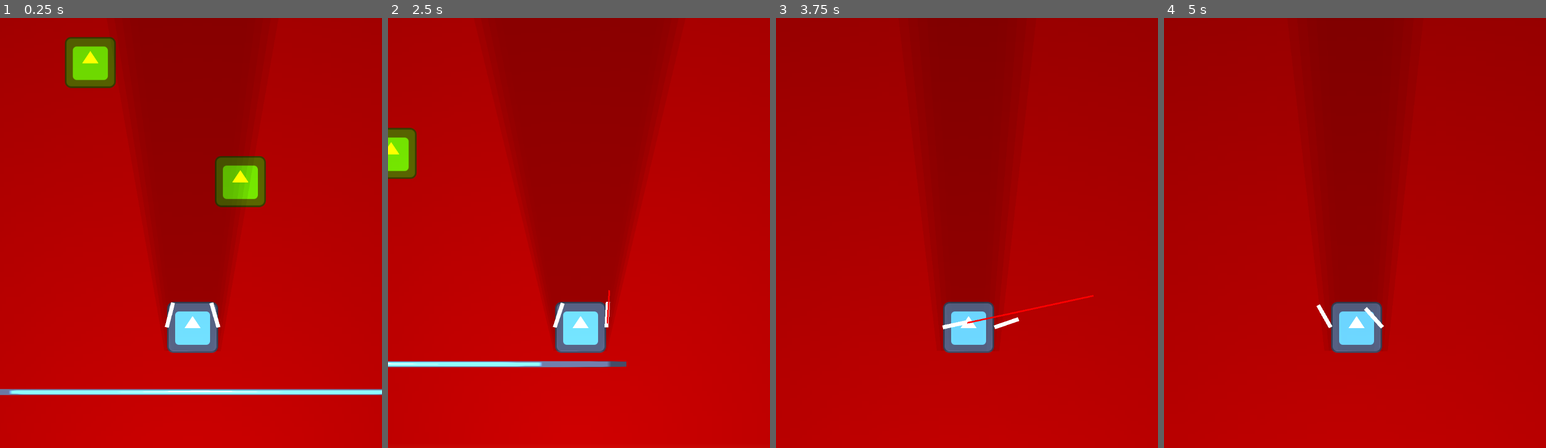
Above: before the commit, frames 1-4 (left to right).
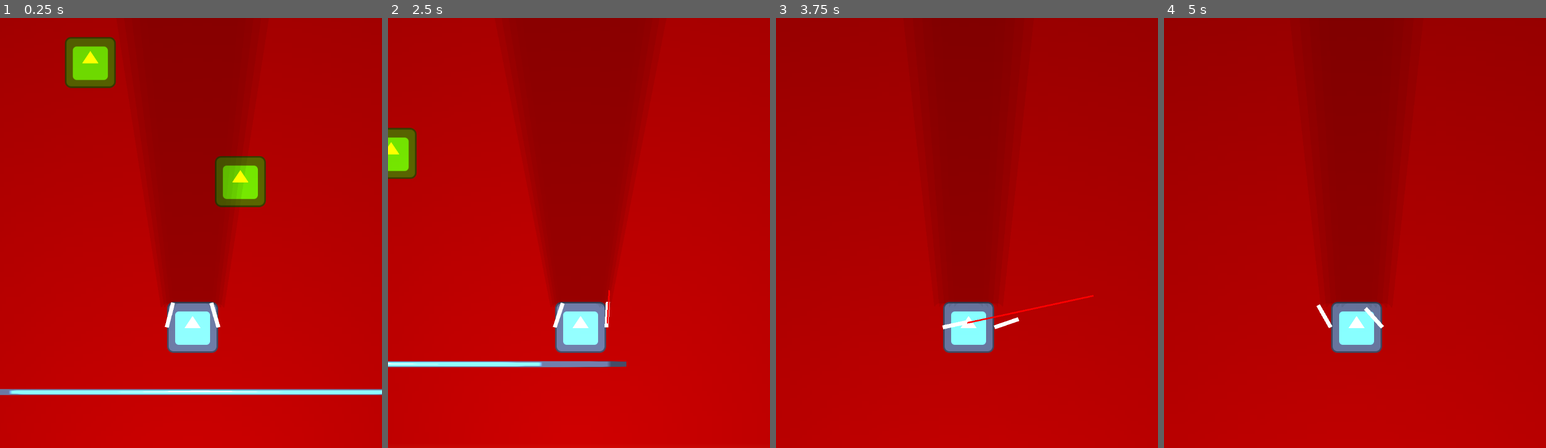
Above: after the commit, the same moments.

Repository: Z3BINI/mini_jam_june
Game: Godot game, scene res://scenes/world/testing_grounds.tscn
Same seed, same stepped clock (60 frames per second), same inputs: the game is played once before the commit and once after it. The project has no main scene, so this scene is started directly. The engine's default icon, where the game draws it, is replaced by a stand-in: a white triangle on a blue panel in a dark square.
Inputs (mouse positions are in pixels of both pictures, inside the frame that each line leads up to):
- Up to frame 1 (0.25 s): no input
- Up to frame 2 (2.5 s): move the mouse to (663, 211) at 0.52 s; hold D (move_right) 0.53-1.28 s; hold Space (boost) 0.53-1.28 s; move the mouse to (502, 254) at 1.27 s; hold A (move_left) 1.28-2.03 s; click (502, 254) at 1.35 s; move the mouse to (617, 138) at 2.02 s; hold D (move_right) from 2.03 s (still down); hold Right mouse button (shoot_grapple_right) from 2.03 s (still down)
- Up to frame 3 (3.75 s): move the mouse to (947, 319) at 2.77 s; release Right mouse button (shoot_grapple_right) at 2.78 s; tap Space (boost) at 2.85 s; tap Enter at 3.5 s; move the mouse to (1081, 297) at 3.52 s; release D (move_right) at 3.53 s; press the mouse at (1081, 297) at 3.53 s; hold A (move_left) from 3.53 s (still down)
- Up to frame 4 (5 s): keep holding A (move_left); tap Space (boost) at 4.25 s; move the mouse to (1240, 168) at 4.27 s; release the mouse at (1240, 168) at 4.28 s; right-click (1240, 168) at 4.35 s

The runs differ from the first frame. In frame 1, 1.4% of the frame differs, in the area x 40-65%, y 34-78%; in frame 2, 3.2%, in the area x 26-75%, y 0-78%; in frame 3, 1.2%; in frame 4, 1.2%.

Commit message:
Shadow behind player rather over.

Diff:
--- a/scenes/entities/player.tscn
+++ b/scenes/entities/player.tscn
@@ -10,6 +10,9 @@
 radius = 63.0
 height = 126.0
 
+[sub_resource type="OccluderPolygon2D" id="OccluderPolygon2D_c57qy"]
+polygon = PackedVector2Array(-60, -51, -58, -55, -54, -59, -50, -60, 49, -60, 54, -58, 58, -55, 60, -50, 64, -50, 62, -55, 58, -60, 51, -64, -52, -64, -56, -62, -61, -58, -64, -51)
+
 [sub_resource type="Gradient" id="Gradient_p0yrq"]
 offsets = PackedFloat32Array(1)
 colors = PackedColorArray(1, 1, 1, 1)
@@ -17,9 +20,6 @@
 [sub_resource type="GradientTexture1D" id="GradientTexture1D_wsuw4"]
 gradient = SubResource("Gradient_p0yrq")
 width = 64
-
-[sub_resource type="OccluderPolygon2D" id="OccluderPolygon2D_c57qy"]
-polygon = PackedVector2Array(-59, -58, -59, 59, 58, 60, 60, -59)
 
 [node name="Player" type="RigidBody2D" groups=["player"]]
 collision_mask = 2
@@ -29,6 +29,9 @@
 
 [node name="CollisionShape2D" type="CollisionShape2D" parent="."]
 shape = SubResource("CapsuleShape2D_q8prq")
+
+[node name="LightOccluder2D" type="LightOccluder2D" parent="."]
+occluder = SubResource("OccluderPolygon2D_c57qy")
 
 [node name="Sprite2D" type="Sprite2D" parent="."]
 texture = ExtResource("3_1ljuk")
@@ -69,7 +72,4 @@
 rotation = -1.5708
 node_a = NodePath("../..")
 
-[node name="LightOccluder2D" type="LightOccluder2D" parent="."]
-occluder = SubResource("OccluderPolygon2D_c57qy")
-
 [connection signal="attach" from="." to="." method="_on_attach"]
